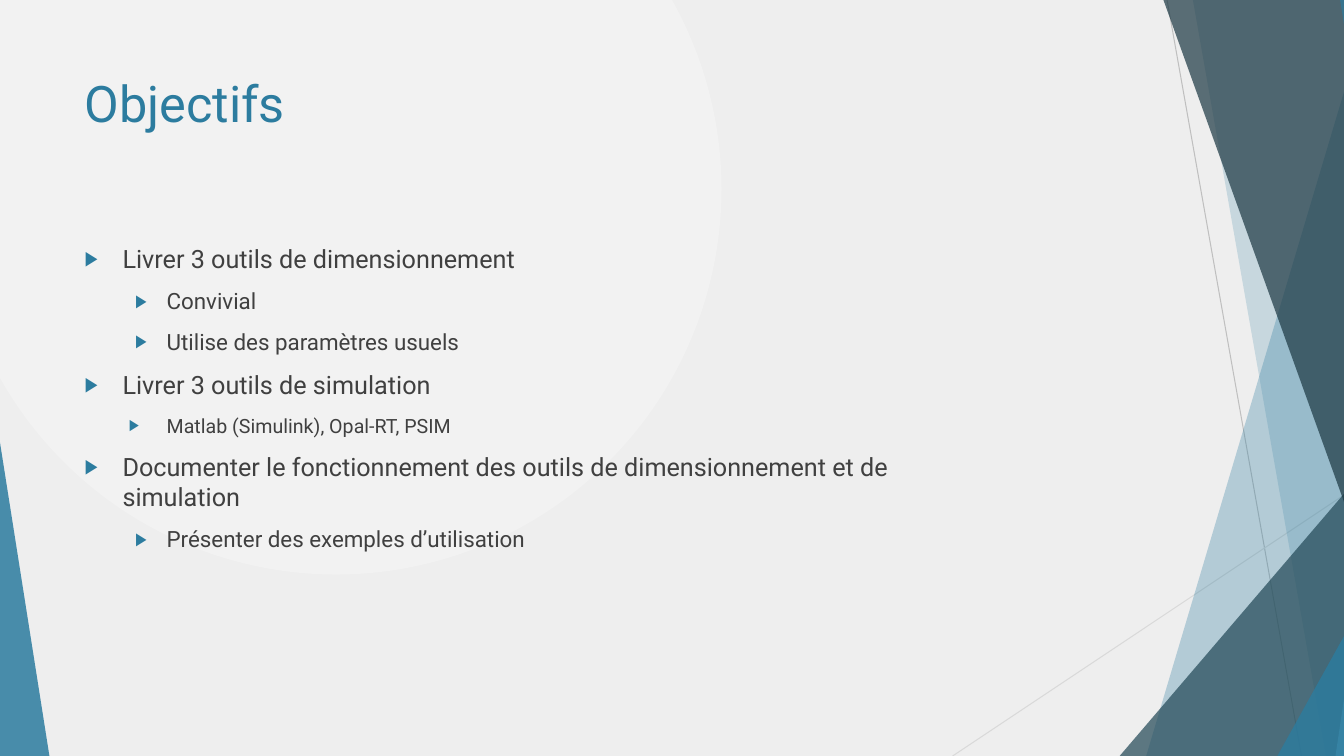
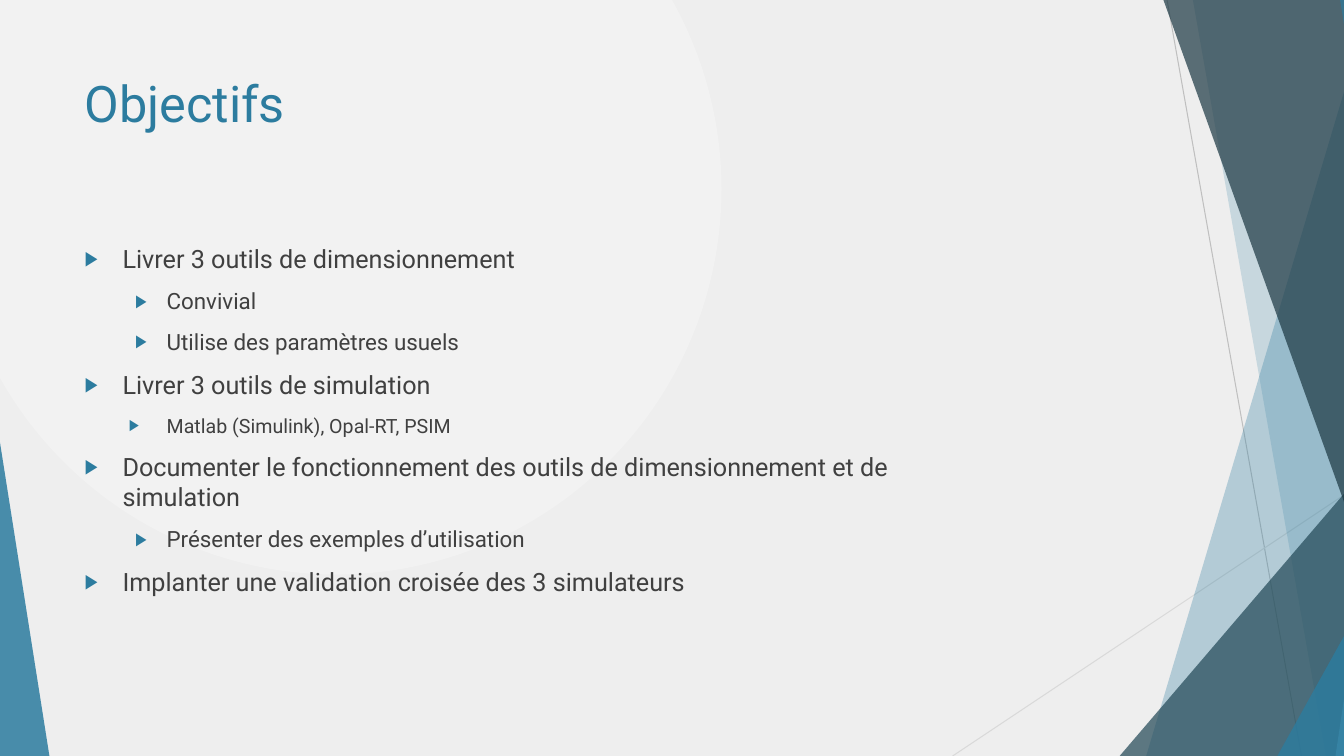
Before and after one commit to danthib76/DesignIV, a slide deck: slide 10 of Remise/Remise 1/Presentation_Remise_1.pptx. Drawn at 1344x756 pixels with LibreOffice and Linux fonts; fonts in the diff are those of the drawing. Boxes give left, top, right and bottom in pixels: in the first picture for what was removed or moved away, otherwise in the second. Text is boxed around its words. In the diff, an @@ line names an element or a change of style, - is before the commit and + after.

```diff
--- a/Remise/Remise 1/Presentation_Remise_1.pptx
+++ b/Remise/Remise 1/Presentation_Remise_1.pptx
@@ text at bbox=[123, 572, 685, 596]: paragraph added @@
+▶ Implanter une validation croisée des 3 simulateurs
```
Also in this commit, not shown: 1 other slide changed.
